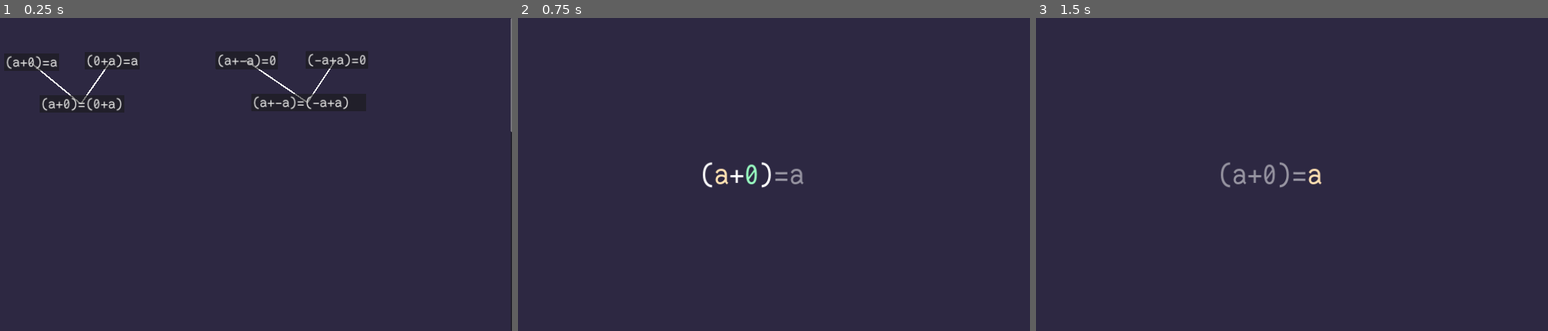
Above: before the commit, frames 1-3 (left to right).
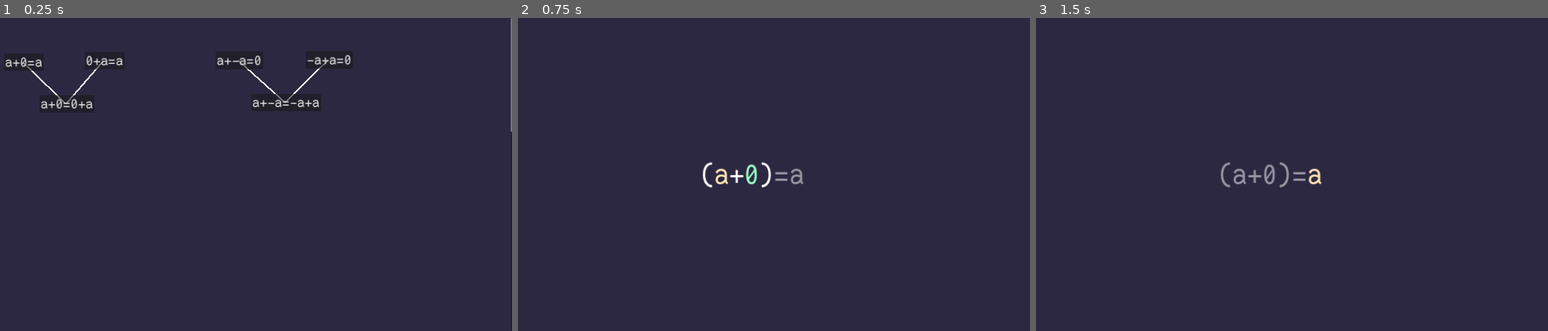
Above: after the commit, the same moments.

Repository: theoahfeldt/emperical-maths
Game: Godot game, scene res://main.tscn
Same seed, same stepped clock (60 frames per second), same inputs: the game is played once before the commit and once after it.
Inputs:
- Up to frame 1 (0.25 s): no input
- Up to frame 2 (0.75 s): click "(a+0)=a" (after the commit: "a+0=a") at 0.5 s
- Up to frame 3 (1.5 s): tap Enter (expression_confirm) at 1.25, 1.35 s; hold Right (expression_right) from 1.28 s (still down)

The runs differ from the first frame. In frame 1, 1.7% of the frame differs, in the area x 1-72%, y 11-30%; in frame 2, nothing differs; in frame 3, nothing differs.
Error before the commit: Cannot call method 'get_nodes_in_group' on a null value. (res://ui/level_button.gd:17)

Commit message:
Fix bug caused by LevelButton setter code

Diff:
--- a/game/ui/level_button.gd
+++ b/game/ui/level_button.gd
@@ -6,8 +6,9 @@
 @export var assertion: Assertion:
 	set(value):
 		assertion = value
-		text = value.equality
-		_find_dependencies()
+		if Engine.is_editor_hint():
+			text = value.equality
+			_find_dependencies()
 @export var dependencies: Array[LevelButton]
 
 
